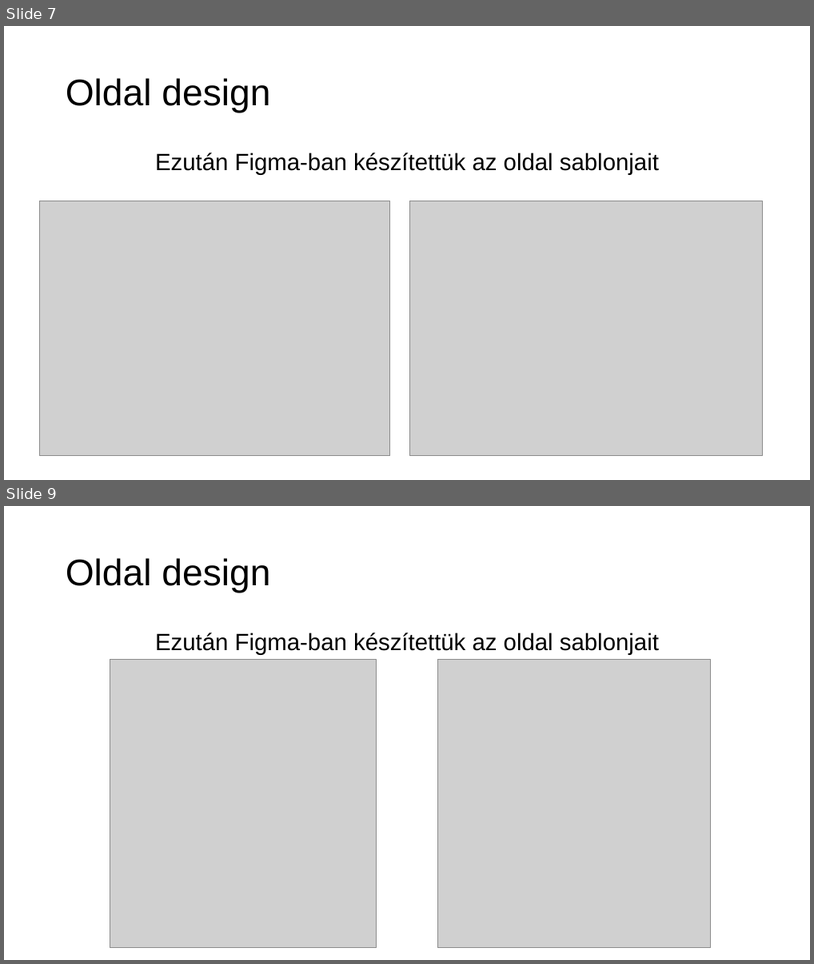
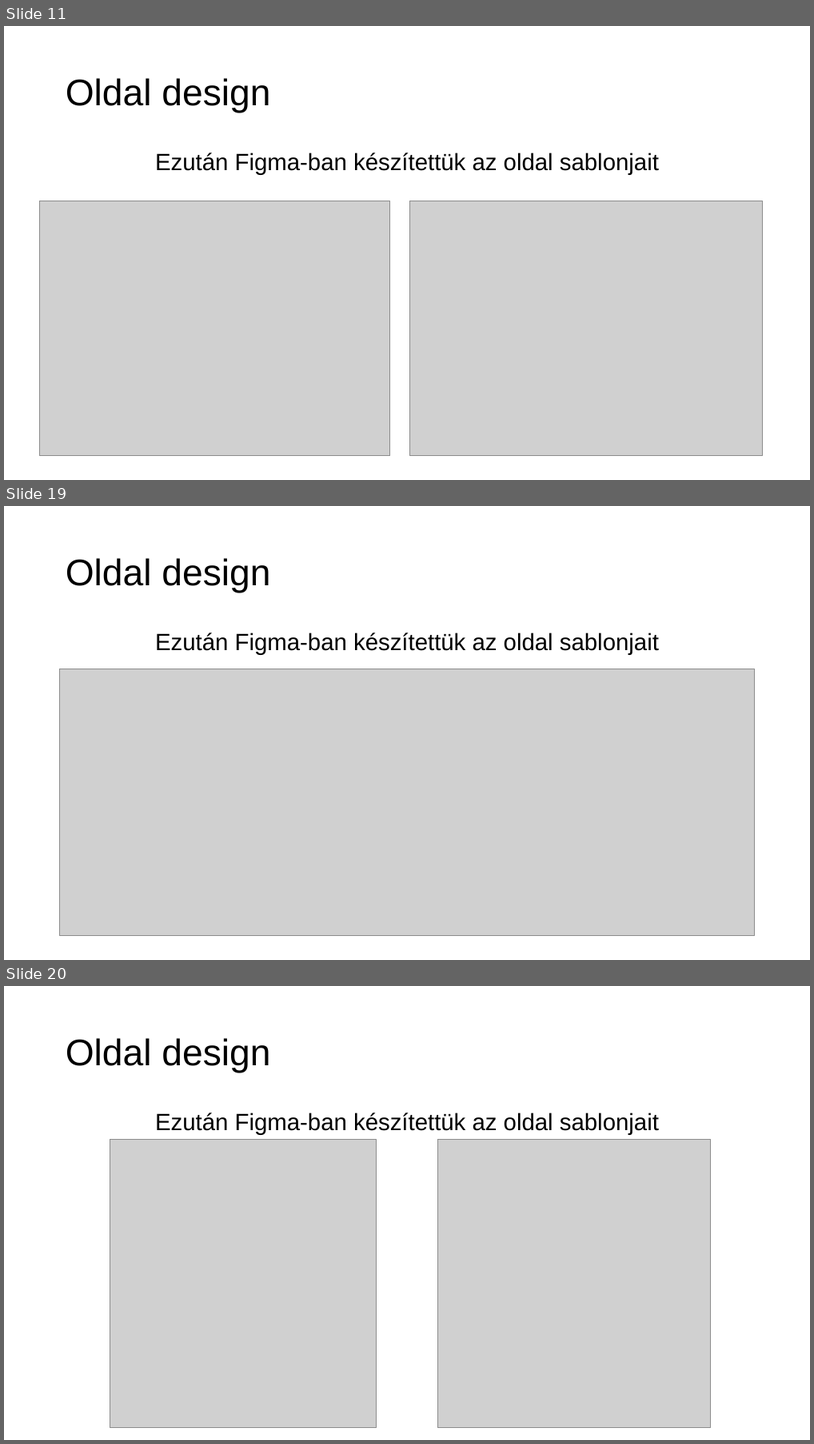
Before and after one commit to verbence/webes-projekt, a slide deck: PPT/tztpvb_barkacs.pptx. Shown one above the other, each under a label of ours: slides 7 and 9 before the commit, slides 11, 19 and 20 after it; the slides between them are not shown. The pictures are 814x964 and 814x1444 pixels, drawn with LibreOffice and Linux fonts; fonts in the diff are those of the drawing; grey boxes stand for pictures. Boxes give left, top, right and bottom in pixels: in the first picture for what was removed or moved away, otherwise in the second. Text is boxed around its words. In the diff, an @@ line names an element or a change of style, - is before the commit and + after.

```diff
--- a/PPT/tztpvb_barkacs.pptx
+++ b/PPT/tztpvb_barkacs.pptx
@@ slide 19 added at [4, 506, 810, 960], background #FFFFFF @@
@@ title added at [66, 558, 270, 593], 44 pt, text #000000 @@
+Oldal design
@@ text added at [155, 632, 659, 655], 28 pt, text #000000 @@
+Ezután Figma-ban készítettük az oldal sablonjait
@@ picture added at [60, 668, 755, 935] @@
@@ what was slide 7 is now slide 11 @@
@@ what was slide 9 is now slide 20 @@
```
Also in this commit, not shown: 3 slides changed, 12 other slides added.
